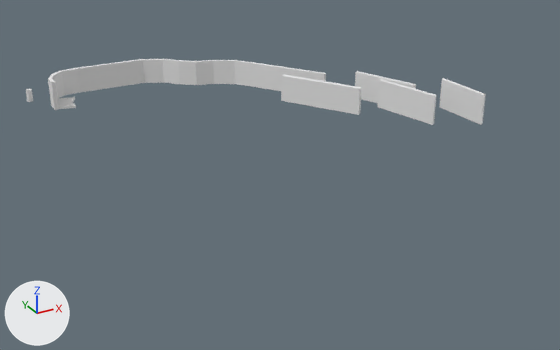
One commit to the Blender file assets/levels/2.blend: the scene before it, then after it.
The view is the same before and after, from a camera (50 mm lens) standing at (-22.6, -103.9, 33.5) and looking at (16.9, -32.2, -2.3). The lights are fixed; the arrows at lower left show +X, +Y and +Z.
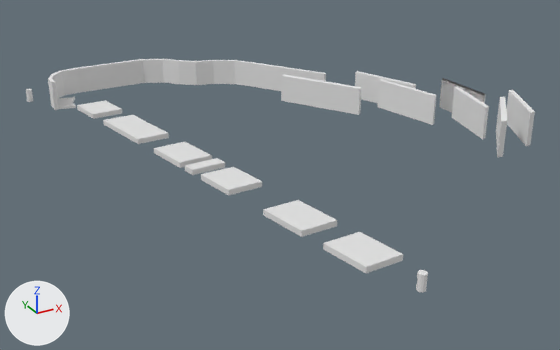
Edits to the scene script, one JSON object a line:
```json
{"block": "me_cube", "where": "me_cube.from_pydata(...)  # 100 vertices, 91 faces; spans x -1.0..39.7, y -40.3..4.6, z -0.8..6.0"}
{"block": "me_cube", "where": "# used by ob_cube; location = (0.0, 0.0, 0.0)"}
{"block": "me_cube", "where": "# verts and faces of me_cube; kept vertices keep their numbers, new ones are numbered from 100"}
{"block": "me_cube", "change": "me_cube part 1: the loose piece of 8 vertices spanning x 39.1..39.7, y -40.3..-32.5, z 2.4..6.0 is copied, and the copy is turned -15 degrees about the z axis through its middle, then moved by (-3.9, -5.7, 1.0); it spans x 34.3..36.7, y -45.8..-38.4, z 3.4..7.0"}
{"block": "me_cube", "change": "me_cube part 2: the loose piece of 8 vertices spanning x 39.1..39.7, y -40.3..-32.5, z 2.4..6.0 is copied, and the copy is turned -28.4 degrees about the z axis through its middle, then moved by (-2.8, -11.9, 2.1); it spans x 34.6..38.7, y -51.7..-45.0, z 4.6..8.2"}
{"block": "me_cube", "change": "me_cube part 3: the loose piece of 8 vertices spanning x 39.1..39.7, y -40.3..-32.5, z 2.4..6.0 is copied, and the copy is turned -43.2 degrees about the z axis through its middle, then moved by (-8.7, -15.4, 3.3); it spans x 27.9..33.5, y -54.6..-49.0, z 5.7..9.3"}
{"block": "me_cube", "change": "me_cube part 4"}
{"op": "add", "block": "me_cube", "code": "verts[100] = (39.1, -32.9, 2.4)  # pixel (439, 107)"}
{"op": "add", "block": "me_cube", "code": "verts[101] = (39.1, -32.9, 6.0)  # pixel (441, 79)"}
{"op": "add", "block": "me_cube", "code": "verts[102] = (39.2, -40.3, 2.4)"}
{"op": "add", "block": "me_cube", "code": "verts[103] = (39.2, -40.3, 6.0)  # pixel (484, 95)"}
{"op": "add", "block": "me_cube", "code": "for new, old in zip([*range(104, 108)], [*range(100, 104)]): verts[new] = verts[old] + (0.5, 0.4, 0.0)"}
{"op": "add", "block": "me_cube", "code": "faces += [(104, 105, 107, 106), (100, 102, 103, 101), (100, 104, 106, 102), (101, 103, 107, 105)]"}
{"op": "add", "block": "me_cube_002", "code": ["me_cube_002 = bpy.data.meshes.new('Cube.002')", "me_cube_002.from_pydata(...)  # 72 vertices, 58 faces; spans x -14.8..1.9, y -45.7..9.8, z -5.4..-4.3"]}
{"op": "add", "block": "ob_cube_002", "code": ["ob_cube_002 = bpy.data.objects.new('Cube.002', me_cube_002)", "ob_cube_002.location = (15.92, -12.66, 4.47)", "ob_cube_002.rotation_euler = (-0.00888, 0.0145, -0.0642)  # degrees (-0.5, 0.8, -3.7)"]}
{"op": "add", "block": "ob_cube_003", "code": ["ob_cube_003 = bpy.data.objects.new('Cube.003', me_cube_001.copy())  # the mesh of ob_cube_001", "ob_cube_003.location = (12.72, -62.97, -0.19)"]}
```

Location of each change, [x1, y1, x2, y2] in pixels of the pictures (560 x 350 px):
```json
{"object": "Cube", "change": "reshaped", "before": [48, 59, 486, 125], "after": [48, 59, 535, 157], "on screen": "11% wider, 48% taller"}
{"object": "Cube.002", "change": "added", "after": [77, 100, 403, 273]}
{"object": "Cube.003", "change": "added", "after": [416, 270, 428, 293]}
{"part": 1, "of": "me_cube", "change": "added", "after": [452, 87, 489, 139]}
{"part": 2, "of": "me_cube", "change": "added", "after": [506, 89, 535, 146]}
{"part": 3, "of": "me_cube", "change": "added", "after": [496, 97, 507, 157]}
{"part": 4, "of": "me_cube", "change": "added", "after": [439, 78, 485, 112]}
```
